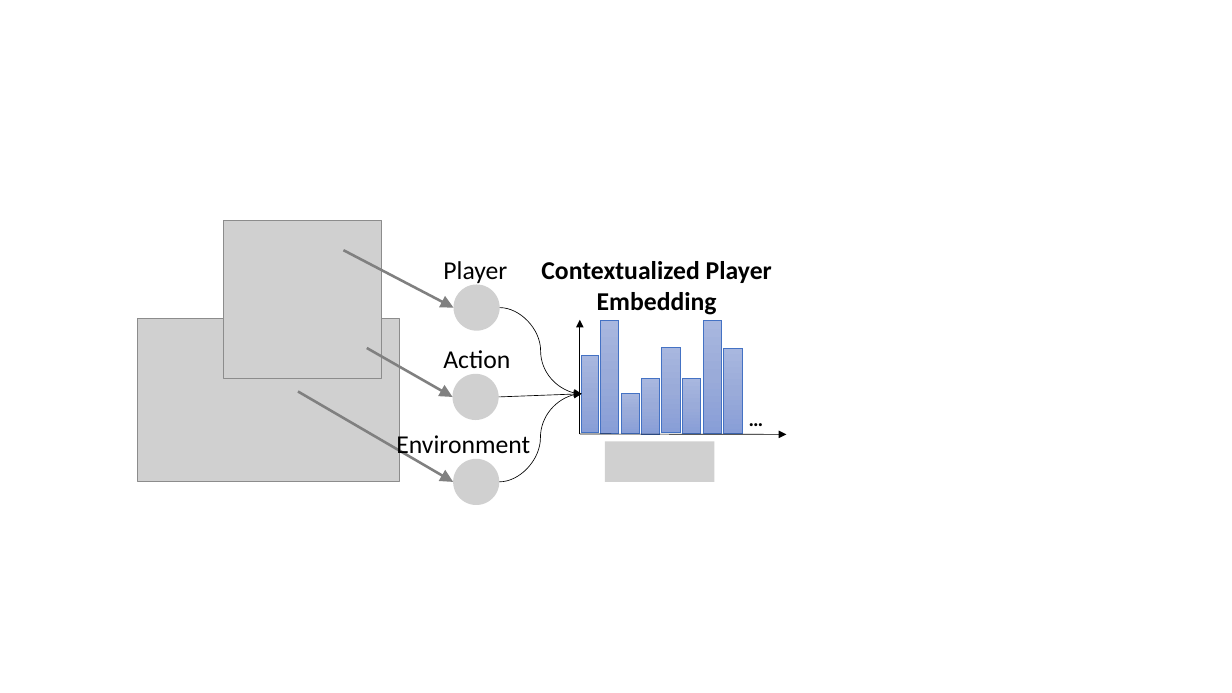
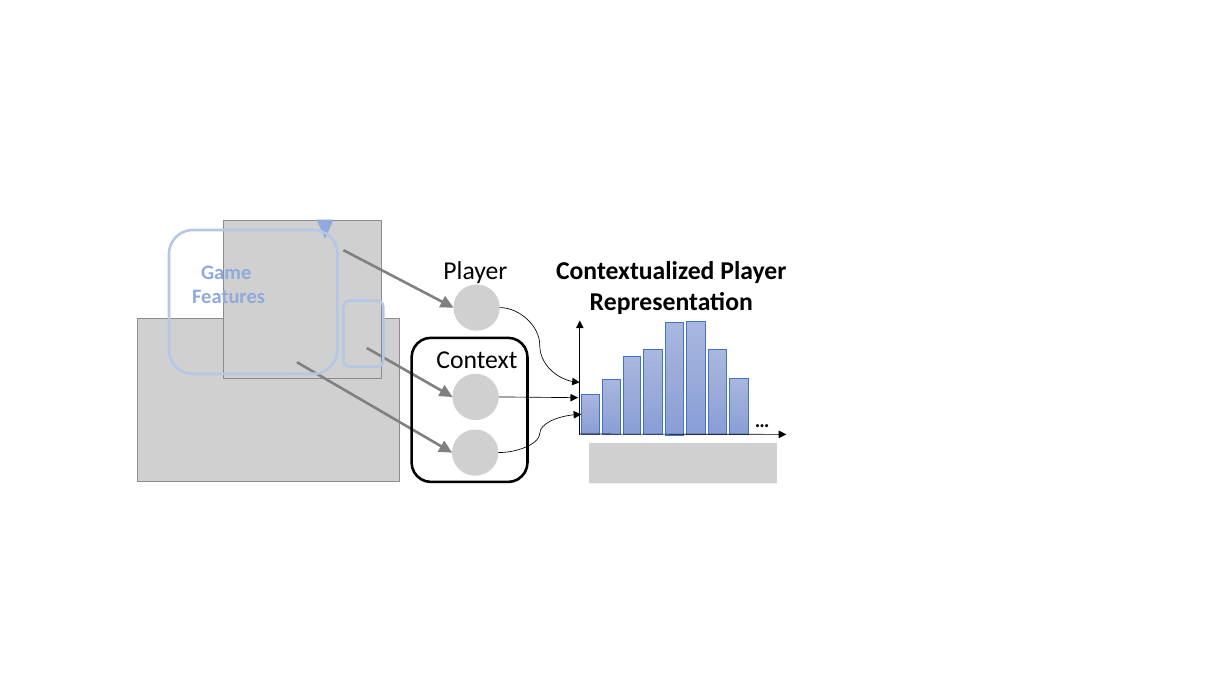
Before and after one commit to Guiliang/sport-analytic-variational-embedding, a slide deck: slide 30 of sport-vae.pptx. Drawn at 1232x693 pixels with LibreOffice and Linux fonts; fonts in the diff are those of the drawing; grey boxes stand for pictures; background and template pictures are left out. Boxes give left, top, right and bottom in pixels: in the first picture for what was removed or moved away, otherwise in the second. Text is boxed around its words. In the diff, an @@ line names an element or a change of style, - is before the commit and + after.

```diff
--- a/sport-vae.pptx
+++ b/sport-vae.pptx
@@ rounded rectangle added at (169, 230, 337, 374), outline #B4C7E7 2 pt @@
@@ triangle added at (318, 220, 333, 237), fill #8FAADC, outline #8FAADC 1 pt @@
@@ text added at (192, 262, 265, 309), 16 pt, text #8FAADC, bold @@
+Game
+Features
@@ text "Contextualized Player": place and size @@
-text "Contextualized Player" at (541, 261, 772, 315)
+text "Contextualized Player" at (556, 261, 786, 314)
@@ text at (590, 292, 753, 314): text changed @@
-Embedding
+Representation
@@ rounded rectangle added at (344, 300, 384, 367), outline #B4C7E7 2 pt @@
@@ curved arrow moved from (500, 308) - (581, 394) to (500, 308) - (580, 383) @@
@@ rectangle: place and size @@
-rectangle at (703, 321, 722, 433)
+rectangle at (665, 323, 684, 435)
@@ rectangle: place and size @@
-rectangle at (600, 321, 618, 433)
+rectangle at (687, 322, 705, 434)
@@ rounded rectangle added at (412, 338, 528, 482), outline #000000 2 pt @@
@@ text at (436, 351, 517, 368): text changed @@
-Action
+Context
@@ rectangle: place and size @@
-rectangle at (581, 355, 599, 433)
+rectangle at (624, 357, 641, 434)
@@ rectangle: place and size @@
-rectangle at (662, 348, 680, 433)
+rectangle at (644, 349, 663, 434)
@@ rectangle: place and size @@
-rectangle at (724, 348, 742, 433)
+rectangle at (708, 349, 726, 434)
@@ arrow moved from (299, 392) - (453, 482) to (297, 362) - (452, 453) @@
@@ rectangle: place and size @@
-rectangle at (682, 378, 701, 433)
+rectangle at (603, 379, 621, 434)
@@ rectangle: place and size @@
-rectangle at (641, 379, 660, 434)
+rectangle at (730, 379, 749, 434)
@@ curved arrow moved from (499, 482) - (581, 394) to (498, 453) - (581, 415) @@
@@ arrow moved from (499, 397) - (581, 394) to (499, 397) - (579, 397) @@
@@ rectangle: place and size @@
-rectangle at (621, 393, 640, 433)
+rectangle at (581, 395, 600, 435)
@@ text "…": place and size @@
-text "…" at (726, 402, 787, 437)
+text "…" at (732, 403, 793, 438)
@@ text removed at (396, 432, 530, 459) @@
-Environment
@@ picture: place and size @@
-picture at (453, 459, 499, 506)
+picture at (452, 430, 498, 476)
@@ picture: place and size @@
-picture at (605, 442, 715, 482)
+picture at (590, 443, 777, 483)
```
Also in this commit, not shown: 1 other slide changed.
